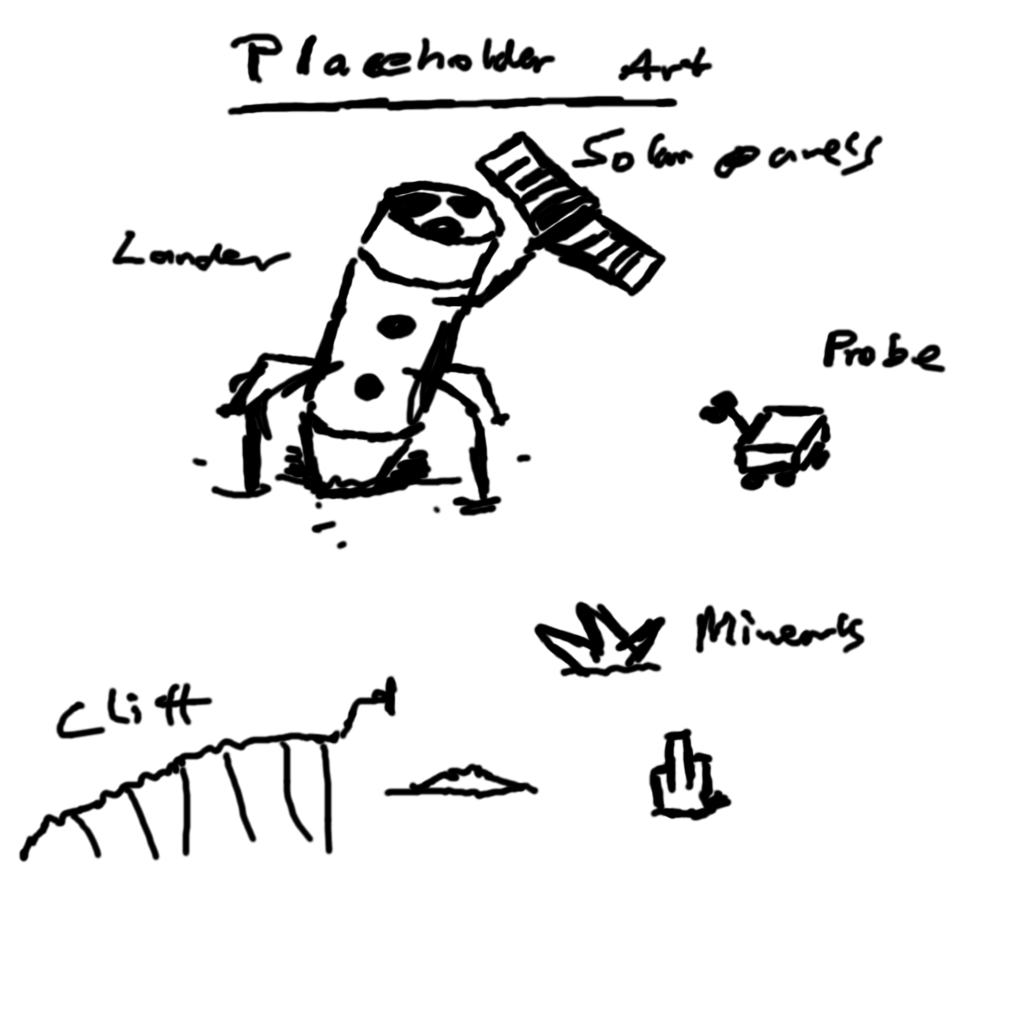
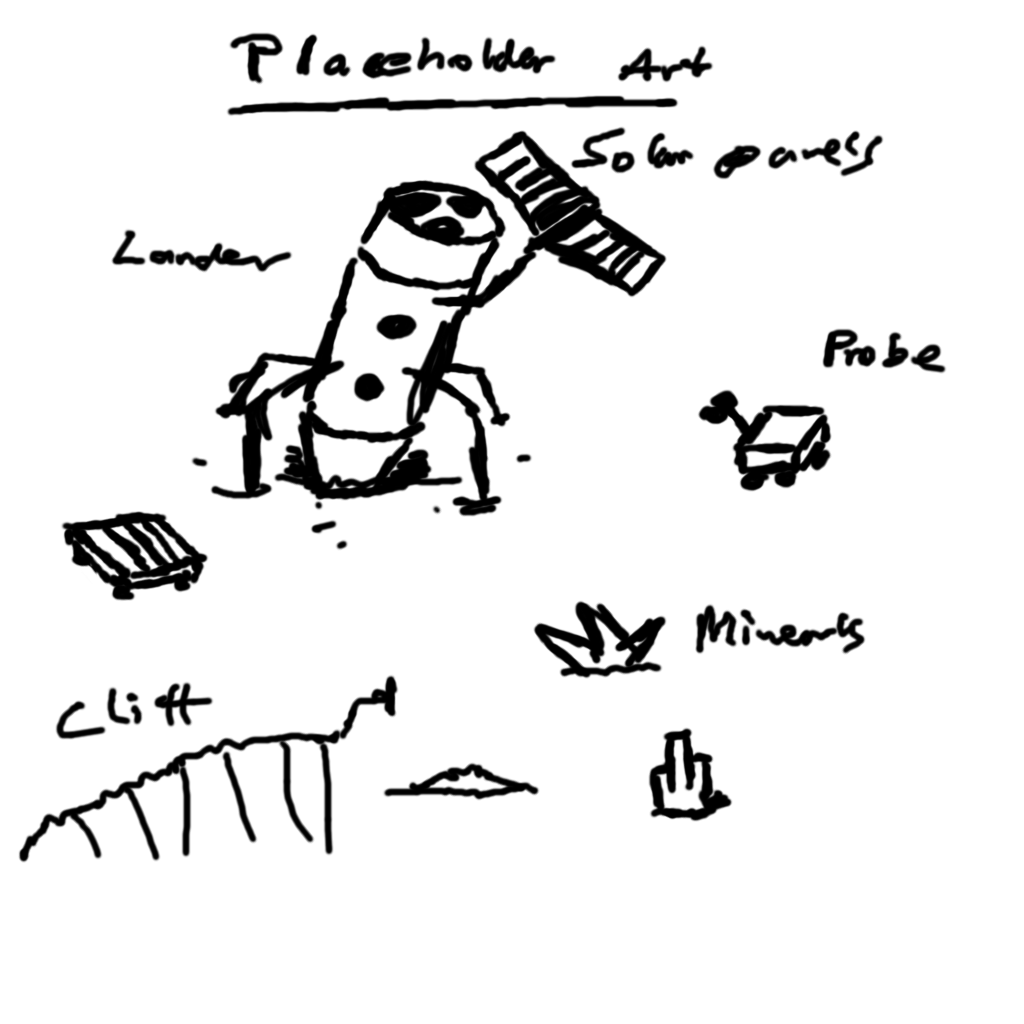
Revision of a layered 1024x1024 image; what changed, layer by layer:
added layer "Layer #1" above "solar" over [60, 511, 209, 602]
